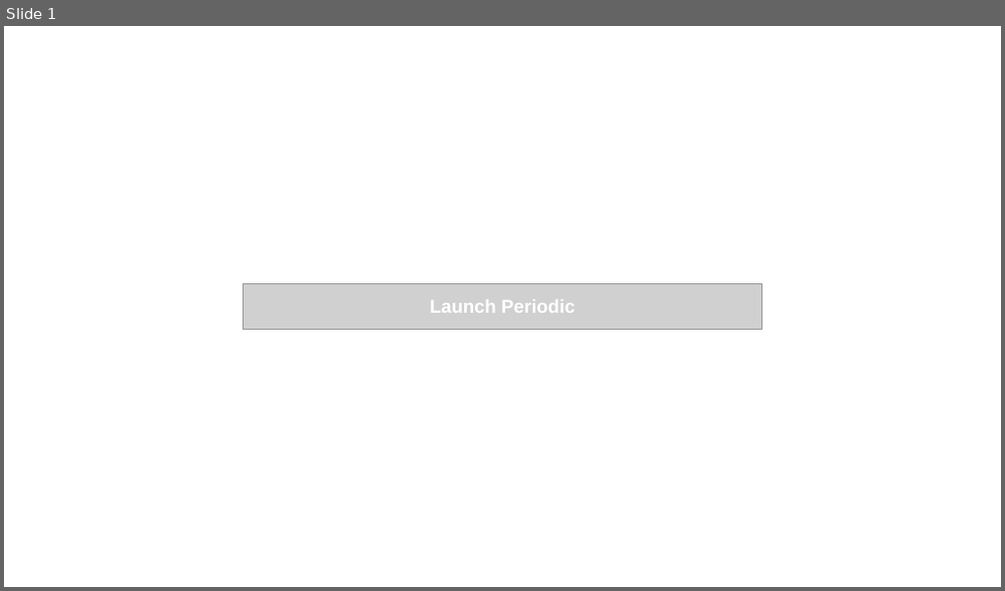
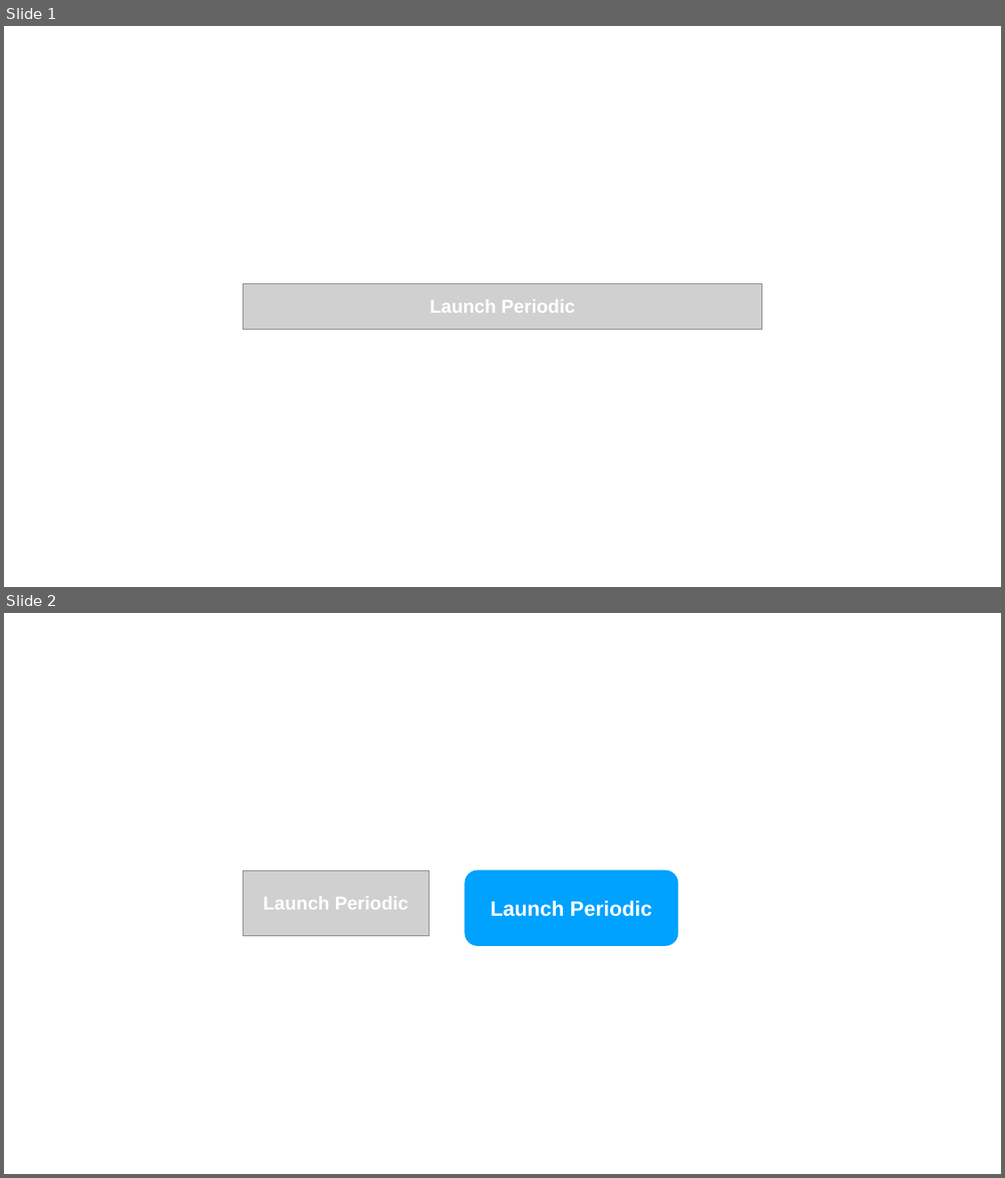
Before and after one commit to Dylan-Hedges/Custom-HTML-emails, a slide deck: Periodic-Welcome-Light/images/images-edits.pptx. Shown one above the other, each under a label of ours: slide 1 before the commit, slides 1 and 2 after it. The pictures are 1005x591 and 1005x1178 pixels, drawn with LibreOffice and Linux fonts; fonts in the diff are those of the drawing; grey boxes stand for pictures. Boxes give left, top, right and bottom in pixels: in the first picture for what was removed or moved away, otherwise in the second. Text is boxed around its words. In the diff, an @@ line names an element or a change of style, - is before the commit and + after.

```diff
--- a/Periodic-Welcome-Light/images/images-edits.pptx
+++ b/Periodic-Welcome-Light/images/images-edits.pptx
@@ slide 2 added at (4, 613, 1001, 1174), background #FFFFFF @@
@@ picture added at (243, 870, 429, 935) @@
@@ rounded rectangle added at (465, 870, 678, 945), fill #00A2FF, outline #00A2FF 1 pt, 20 pt, text #FFFFFF, bold @@
+Launch Periodic
@@ text added at (263, 896, 409, 909), 18 pt, text #FFFFFF, bold @@
+Launch Periodic
```
Also in this commit, not shown: 1 other slide added, 5 other files.
